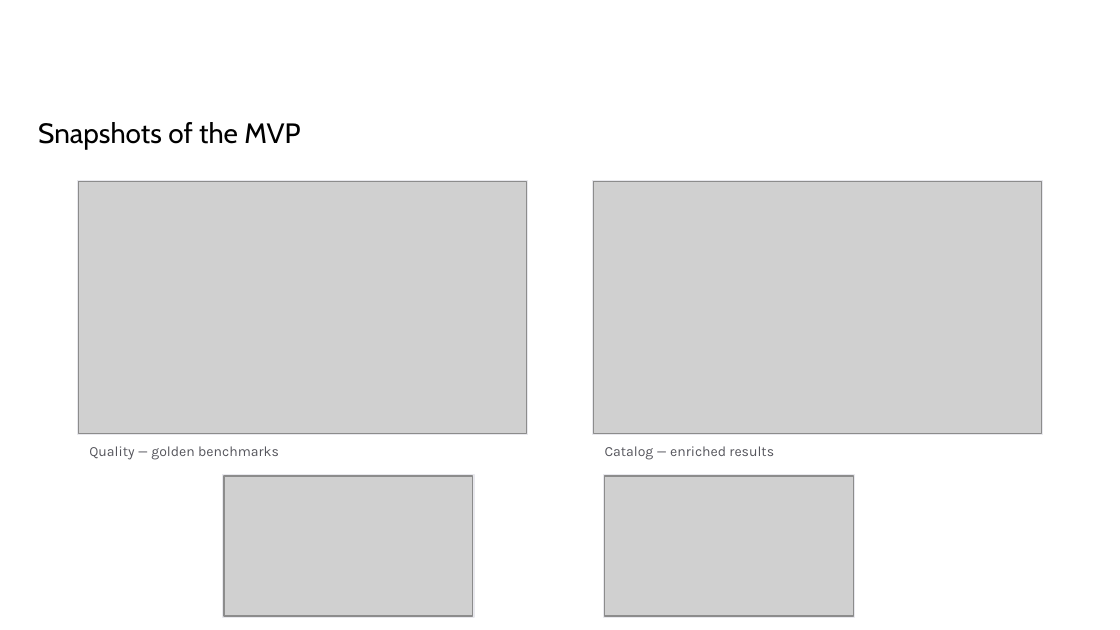
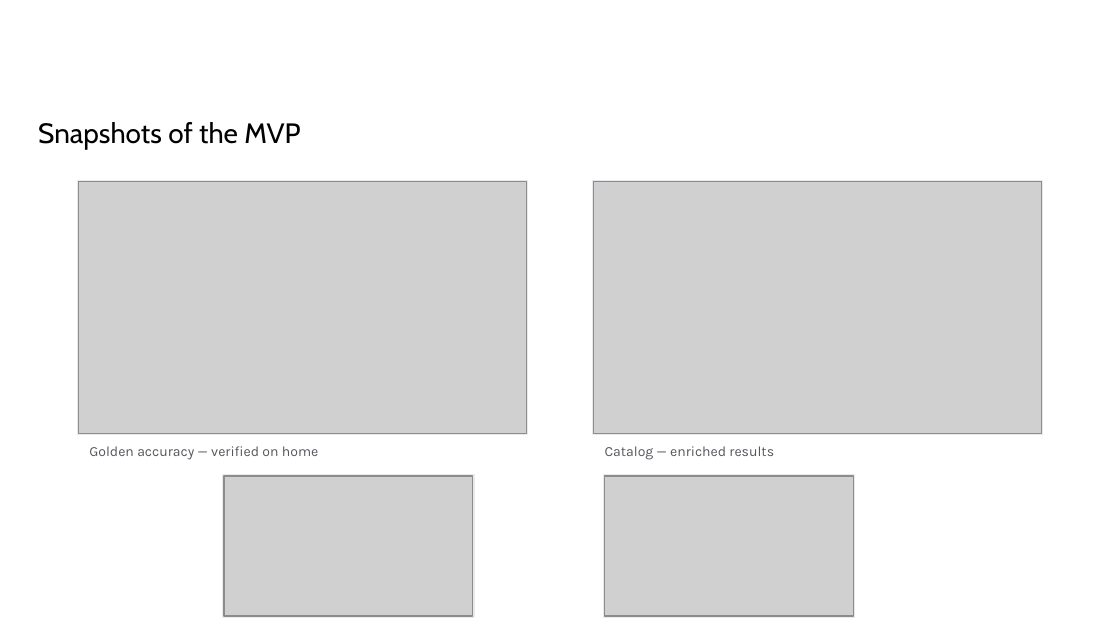
Before and after one commit to shiwani42/unihack-product-enrichment, a slide deck: slide 12 of submission/UniHack_thExplorers_Prototype.pptx. Drawn at 1120x630 pixels with LibreOffice and Linux fonts; fonts in the diff are those of the drawing; grey boxes stand for pictures; background and template pictures are left out. Boxes give left, top, right and bottom in pixels: in the first picture for what was removed or moved away, otherwise in the second. Text is boxed around its words. In the diff, an @@ line names an element or a change of style, - is before the commit and + after.

```diff
--- a/submission/UniHack_thExplorers_Prototype.pptx
+++ b/submission/UniHack_thExplorers_Prototype.pptx
@@ text at (89, 446, 318, 460): text changed @@
-Quality — golden benchmarks
+Golden accuracy — verified on home
```
Also in this commit, not shown: 1 other slide changed, 17 other files.
